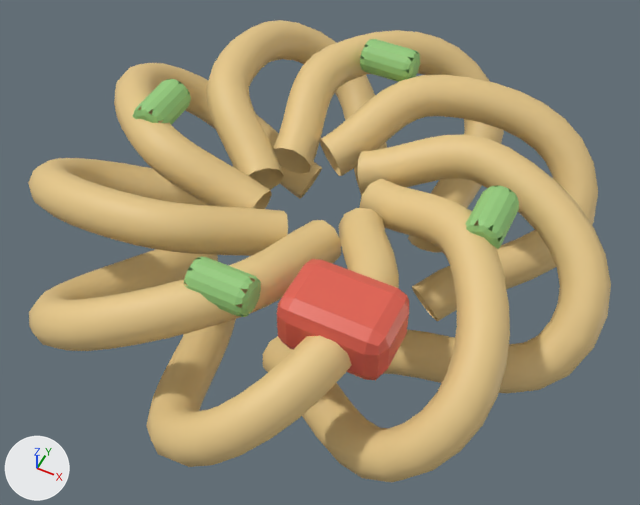
An edit to the FBX model Assets/Models/Food/Home/Food_mie_goreng.fbx, drawn before and after from the same camera.
The view is the same before and after, from a 50 mm camera at (0.0562, -0.1121, 0.1486) aimed at (0.0024, -0.0046, 0.0142). The lights are fixed; the arrows at lower left show +X, +Y and +Z. The picture after the commit comes second. Vertices at exactly the same position are counted once.

The first picture shows 'Food_mie_goreng'.
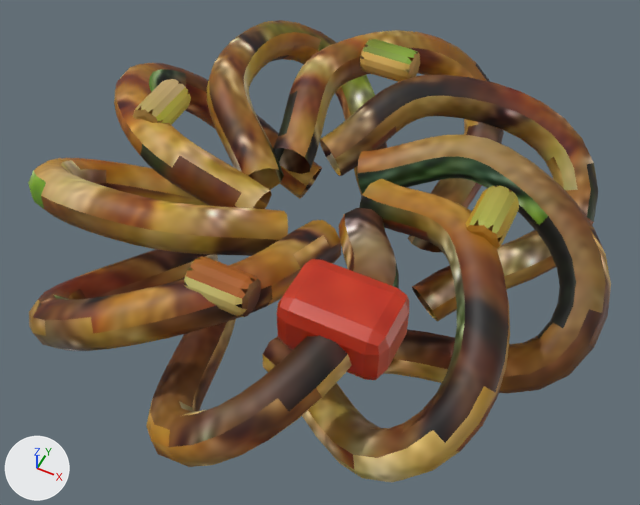
Location of each change, [x1, y1, x2, y2] in pixels of the pictures (640 x 505 px):
'Food_mie_goreng', surface changed (beige to brown): [28, 20, 611, 481] in both

The change, as a list of edits to the scene's bpy script:
```text
Add img_m_food_tomato_albedo_png:
    img_m_food_tomato_albedo_png = load_image('M_Food_Tomato_Albedo.png', '../../../Textures/Food/Home/M_Food_Tomato_Albedo.png', 512, 512, 'sRGB')
Add img_m_food_greenonion_albedo_png:
    img_m_food_greenonion_albedo_png = load_image('M_Food_GreenOnion_Albedo.png', '../../../Textures/Food/Home/M_Food_GreenOnion_Albedo.png', 512, 512, 'sRGB')
Add img_m_food_noodle_albedo_png:
    img_m_food_noodle_albedo_png = load_image('M_Food_Noodle_Albedo.png', '../../../Textures/Food/Home/M_Food_Noodle_Albedo.png', 1024, 1024, 'sRGB')
Change mat_m_food_noodle:
    remove mat_m_food_noodle.base_color = (0.8, 0.58, 0.25)  # beige #e7c889
    add mat_m_food_noodle.texture = img_m_food_noodle_albedo_png
Change mat_m_food_greenonion:
    remove mat_m_food_greenonion.base_color = (0.3, 0.6, 0.2)  # green #95cb7c
    add mat_m_food_greenonion.texture = img_m_food_greenonion_albedo_png
Change mat_m_food_tomato:
    remove mat_m_food_tomato.base_color = (0.76, 0.12, 0.08)  # red #e26150
    add mat_m_food_tomato.texture = img_m_food_tomato_albedo_png
Change me_noodle_0:
    where me_noodle_0.from_pydata(...)  # 2690 vertices, 2542 faces; spans x -0.0586..0.0586, y -0.0588..0.0588, z 0.0..0.0377
    used by ob_food_mie_goreng; location = (0.0, 0.0, 0.0)
    me_noodle_0 part 1: texture (UV) coordinates of 2542 of 2542 faces, centred in x -0.0581..0.0581, y -0.0582..0.0584, z 0.0008..0.0375, changed; they spanned u 0.0..1.0, v 0.0..1.0 and now span u 0.01..0.99, v 0.01..0.98
```
